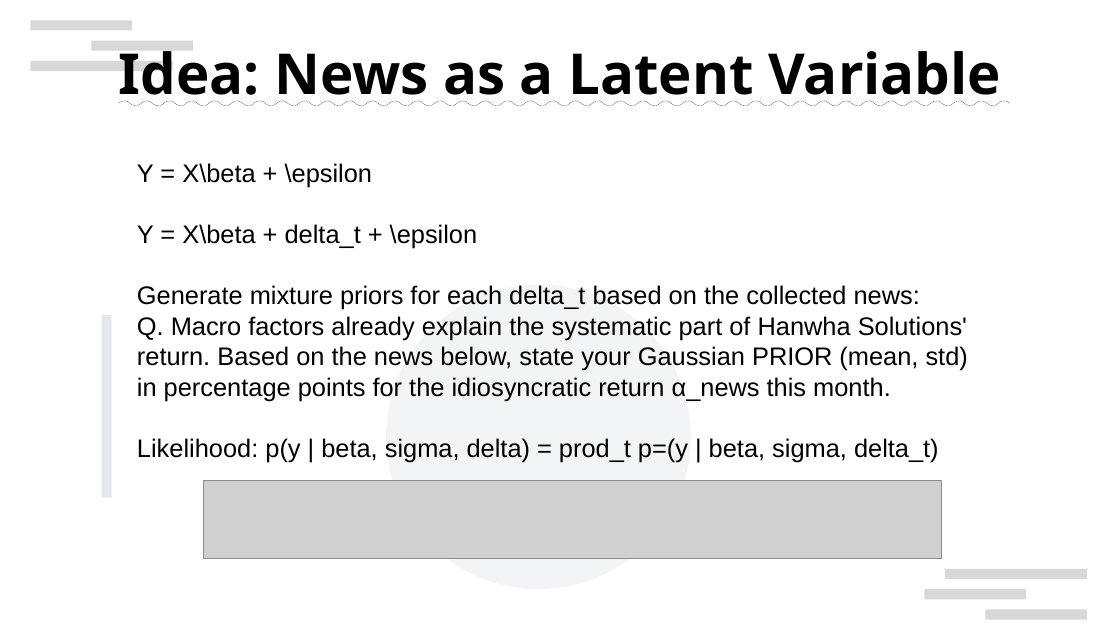
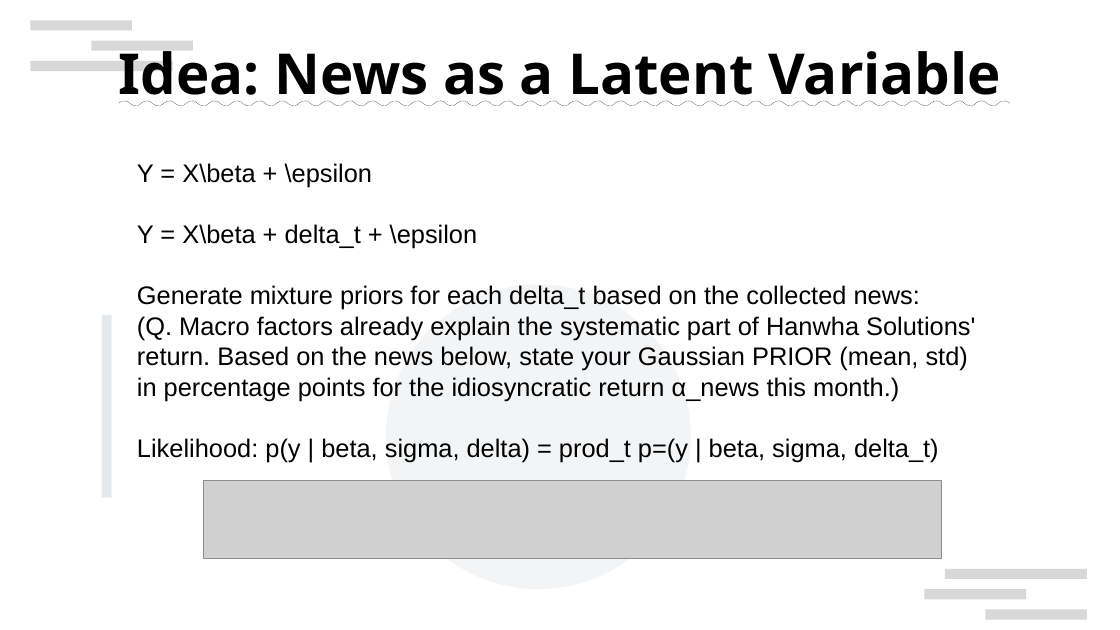
Before and after one commit to Incantatoric/llm_elicited_predictor, a slide deck: slide 18 of LLM-Elicited Bayesian Predictor.odp (slide 14 before the commit). Drawn at 1120x630 pixels with LibreOffice and Linux fonts; fonts in the diff are those of the drawing; grey boxes stand for pictures; background and template pictures are left out. Boxes give left, top, right and bottom in pixels: in the first picture for what was removed or moved away, otherwise in the second. Text is boxed around its words. In the diff, an @@ line names an element or a change of style, - is before the commit and + after.

Commit message:
minor: modified presentation.

```diff
--- a/LLM-Elicited Bayesian Predictor.odp
+++ b/LLM-Elicited Bayesian Predictor.odp
@@ text at (x1=137, y1=285, x2=975, y2=401): text changed @@
-Generate mixture priors for each delta_t based on the collected news:
-Q. Macro factors already explain the systematic part of Hanwha Solutions' return. Based on the news below, state your Gaussian PRIOR (mean, std) in percentage points for the idiosyncratic return α_news this month.
+Generate mixture priors for each delta_t based on the collected news:
+(Q. Macro factors already explain the systematic part of Hanwha Solutions' return. Based on the news below, state your Gaussian PRIOR (mean, std) in percentage points for the idiosyncratic return α_news this month.)
```
Also in this commit, not shown: 7 other slides changed, 4 slides added.
